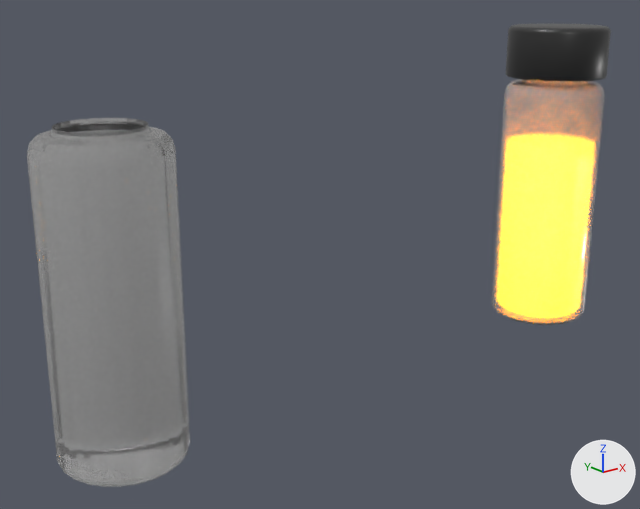
Two versions of the glTF model adam/vials_01.glb, one commit apart.
Camera for both pictures: a 50 mm lens placed at (-15.24, -11.37, 7.04), pointed at (-5.84, 0.39, 2.34). Arrows for +X, +Y and +Z are at lower right; the lights stay in place. Where no turn or scale is listed for an object, it has been applied to the vertices.

Before the edit, the objects in view are built like this:
```python
mat_material_002 = principled_material('Material.002')
mat_material_002.base_color = (0.8, 0.8, 0.8)  # white #e7e7e7
mat_material_002.roughness = 0.1
mat_material_002.transmission_weight = 0.8
me_circle = bpy.data.meshes.new('Circle')
me_circle.from_pydata(...)  # 576 vertices, 1148 faces; spans x -1.0..1.0, y -1.0..1.0, z 0.0..5.1
me_circle.materials.append(mat_material_002)  # white #e7e7e7
me_circle_001 = bpy.data.meshes.new('Circle.001')
me_circle_001.from_pydata(...)  # 168 vertices, 310 faces; spans x -1.0..1.0, y -1.0..1.0, z 5.1..6.1
me_circle_001.materials.append(mat_material_003)  # black #2d2d2d
me_circle_003 = bpy.data.meshes.new('Circle.003')
me_circle_003.from_pydata(...)  # 288 vertices, 550 faces; spans x -1.0..1.0, y -1.0..1.0, z 0.0..5.1
me_circle_003.materials.append(mat_material_002)  # white #e7e7e7
ob_circle = bpy.data.objects.new('Circle', me_circle)
ob_circle.location = (0.0, 0.0, 0.0)
ob_circle_001 = bpy.data.objects.new('Circle.001', me_circle_001)
ob_circle_001.location = (0.0, 0.0, 0.0)
ob_circle_003 = bpy.data.objects.new('Circle.003', me_circle_003)
ob_circle_003.location = (-10.0, 0.0, 0.0)
```
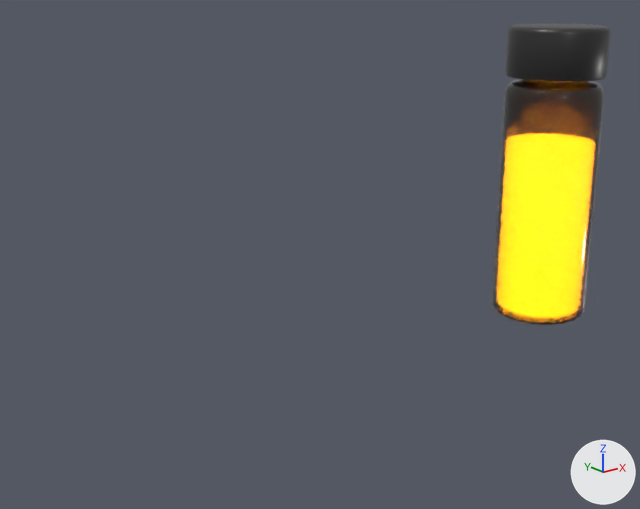
Diff of the bpy script that builds the scene:
```diff
--- a/adam/vials_01.glb.py
+++ b/adam/vials_01.glb.py
@@ mat_material_002 @@
 mat_material_002 = principled_material('Material.002')
-mat_material_002.base_color = (0.8, 0.8, 0.8)  # white #e7e7e7
+mat_material_002.base_color = (0.0704, 0.0704, 0.0704)  # dark grey #4b4b4b
 mat_material_002.roughness = 0.1
-mat_material_002.transmission_weight = 0.8
+mat_material_002.transmission_weight = 0.9
@@ ob_circle_003 @@
-ob_circle_003 = bpy.data.objects.new('Circle.003', me_circle_003)
-ob_circle_003.location = (-10.0, 0.0, 0.0)
```

Pixel boxes (x1, y1, x2, y2) of what changed, in the pictures (640 x 509 px):
'Circle.003', deleted: before (27, 118, 190, 487)
'Circle', recoloured, surface changed: (492, 79, 605, 325) in both
